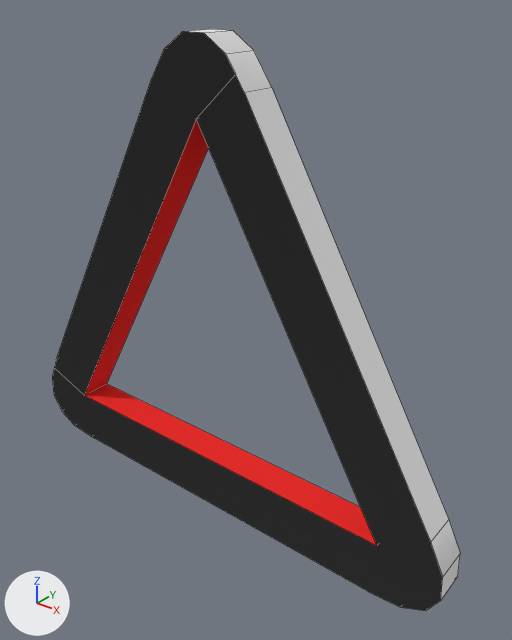
Two versions of the Blender file Assets/Models/Nianyi/Warning Triangle.blend, one commit apart.
The view is the same before and after, from a camera (50 mm lens) standing at (0.6, -0.66, 0.487) and looking at (0.052, 0.025, 0.063). Lighting does not change. The marker at lower left points along +X, +Y and +Z. Mesh edges are drawn as thin lines.

In view in the first picture: 'Blasto'.
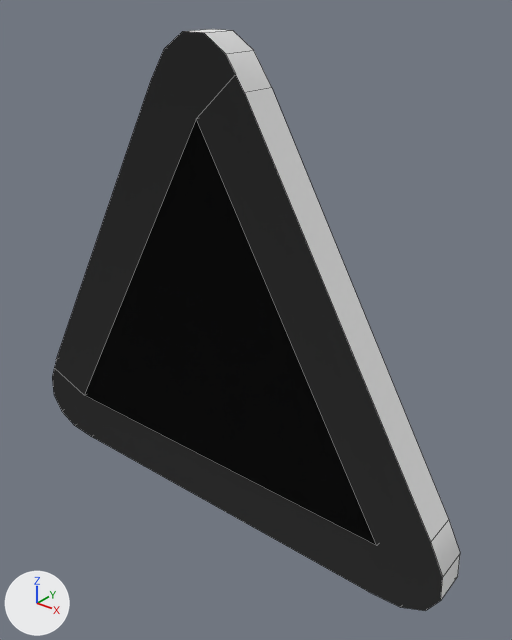
Where the newer file only moved an object's origin or applied its transform, the numbers keep the older frame.

Pixel boxes [x1, y1, x2, y2] of what changed, in the pictures (512 x 640 px):
'Gastro', shown (black)
    after: [85, 119, 377, 546]

What changed in the scene script:
```text
Change ob_gastro:
    remove ob_gastro.hide_set(True)
```
